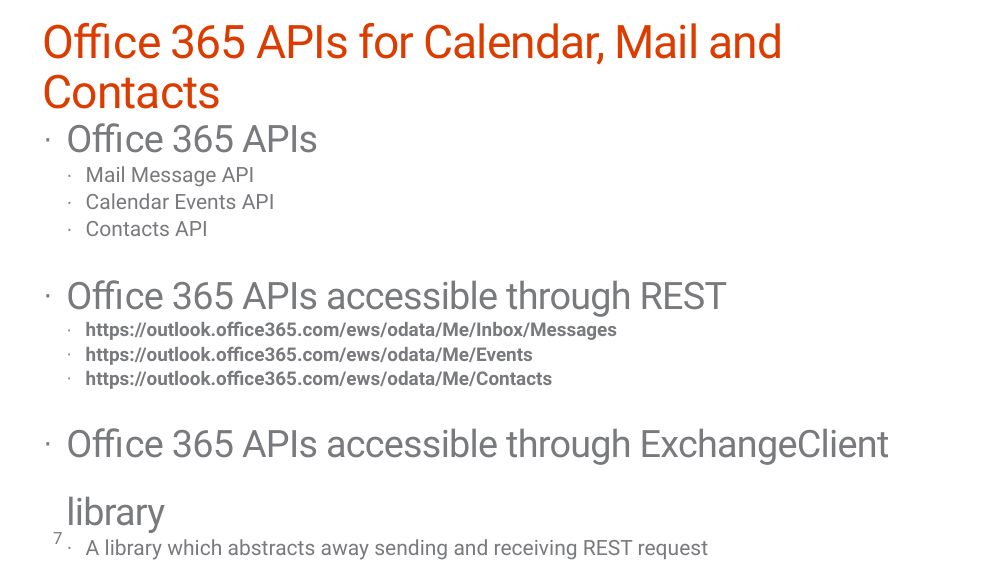
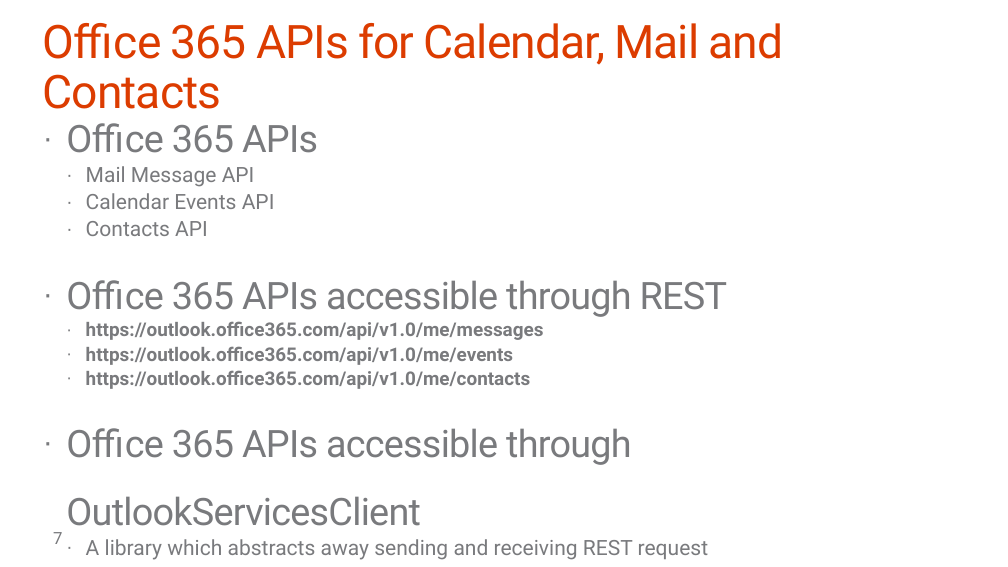
Before and after one commit to fabbbiob/TrainingContent, a slide deck: slide 7 of O3653-2 Deep Dive into Office 365 APIs for Calendar, Mail, and Contacts/O3653-2 Deep Dive into Office 365 APIs for Calendar, Mail, and Contacts.pptx. Drawn at 1008x567 pixels with LibreOffice and Linux fonts; fonts in the diff are those of the drawing; background and template pictures are left out. Boxes give left, top, right and bottom in pixels: in the first picture for what was removed or moved away, otherwise in the second. Text is boxed around its words. In the diff, an @@ line names an element or a change of style, - is before the commit and + after.

```diff
--- a/O3653-2 Deep Dive into Office 365 APIs for Calendar, Mail, and Contacts/O3653-2 Deep Dive into Office 365 APIs for Calendar, Mail, and Contacts.pptx
+++ b/O3653-2 Deep Dive into Office 365 APIs for Calendar, Mail, and Contacts/O3653-2 Deep Dive into Office 365 APIs for Calendar, Mail, and Contacts.pptx
@@ text at <box>66,321,632,526</box>: text changed @@
-  · https://outlook.office365.com/ews/odata/Me/Inbox/Messages
-  · https://outlook.office365.com/ews/odata/Me/Events
-  · https://outlook.office365.com/ews/odata/Me/Contacts
-· Office 365 APIs accessible through ExchangeClient library
+  · https://outlook.office365.com/api/v1.0/me/messages
+  · https://outlook.office365.com/api/v1.0/me/events
+  · https://outlook.office365.com/api/v1.0/me/contacts
+· Office 365 APIs accessible through OutlookServicesClient
```
Also in this commit, not shown: 14 other slides changed.
